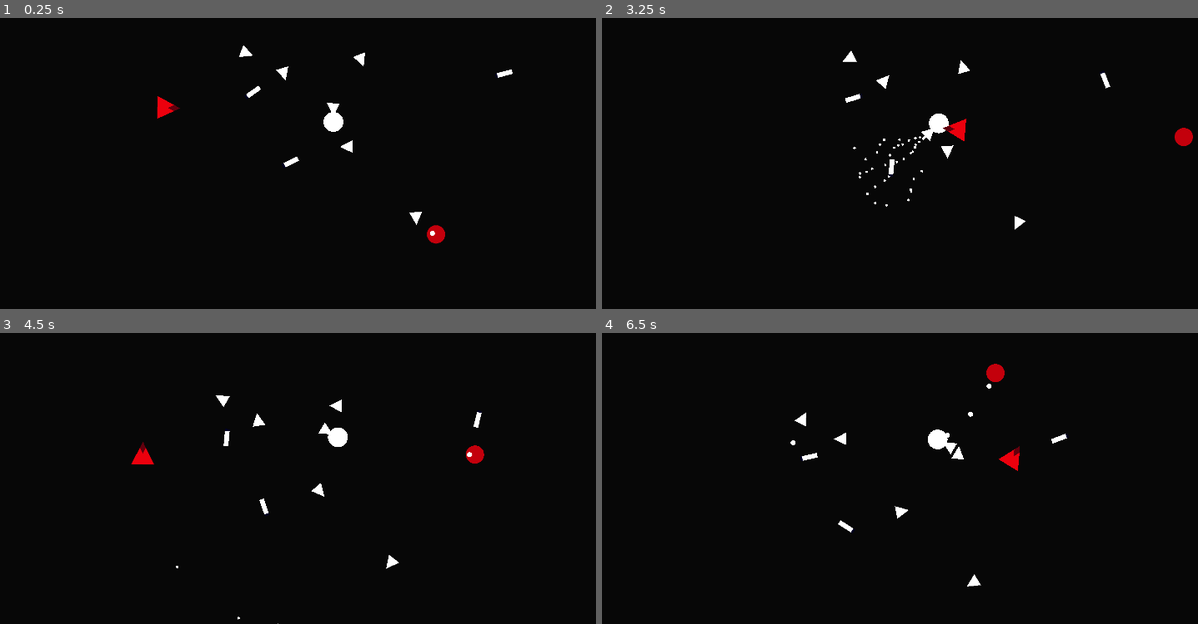
Above: before the commit, frames 1-4 (two rows, left to right).
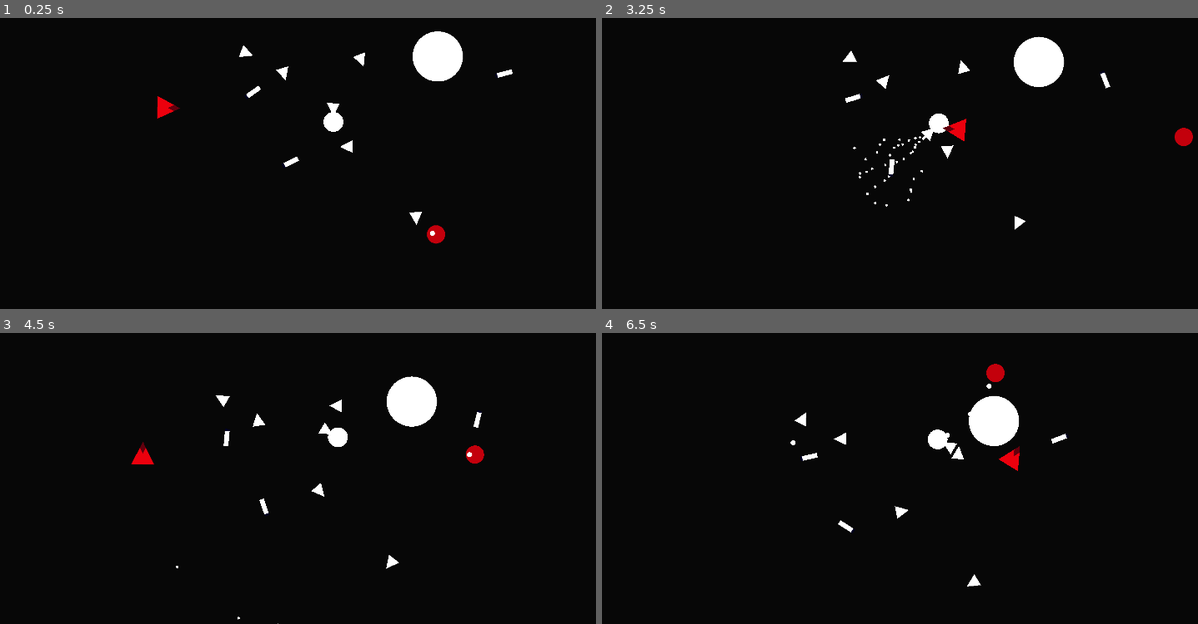
Above: after the commit, the same moments.

Repository: Leeway001Write/melonJam6
Game: Godot game, scene res://Levels/world.tscn
Same seed, same stepped clock (60 frames per second), same inputs: the game is played once before the commit and once after it.
Inputs:
- Up to frame 1 (0.25 s): no input
- Up to frame 2 (3.25 s): hold D (right) 0.53-1.28 s; tap X (DestroyTest) at 0.6, 2.1 s; hold A (left) 1.28-2.03 s; tap Space (fire) at 1.35, 2.85 s; hold D (right) 2.03-2.78 s; hold W (forward) from 2.78 s (still down)
- Up to frame 3 (4.5 s): release W (forward) at 3.53 s; hold A (left) from 3.53 s (still down); tap X (DestroyTest) at 3.6 s; tap Space (fire) at 4.35 s
- Up to frame 4 (6.5 s): tap X (DestroyTest) at 5.1 s; release A (left) at 5.78 s; hold D (right) from 5.78 s (still down); tap Space (fire) at 5.85 s

The runs differ from the first frame. In frame 1, 1.2% of the frame differs, in the area x 69-78%, y 4-22%; in frame 2, 1.2%; in frame 3, 1.2%, in the area x 64-74%, y 14-33%; in frame 4, 1.2%.

Commit message:
Made the asteroids.

Diff:
--- a/escape-from-greenland/Levels/world.tscn
+++ b/escape-from-greenland/Levels/world.tscn
@@ -1,10 +1,11 @@
-[gd_scene load_steps=7 format=3 uid="uid://yueyhrgmxpo4"]
+[gd_scene load_steps=8 format=3 uid="uid://yueyhrgmxpo4"]
 
 [ext_resource type="PackedScene" uid="uid://gjus2b6qt6k1" path="res://Prefabs/ship.tscn" id="1_kycxd"]
 [ext_resource type="PackedScene" uid="uid://6t48r1sfmkgl" path="res://Prefabs/booster.tscn" id="2_kycxd"]
 [ext_resource type="PackedScene" uid="uid://ccrjlto8qhso5" path="res://Prefabs/gun.tscn" id="3_pa6j6"]
 [ext_resource type="PackedScene" uid="uid://rk3w2tikjskl" path="res://Prefabs/charging-enemy.tscn" id="4_4dvsh"]
 [ext_resource type="PackedScene" uid="uid://bn1lygxg8oxdq" path="res://Prefabs/path-enemy.tscn" id="5_ks8n1"]
+[ext_resource type="PackedScene" uid="uid://c5k803o78b381" path="res://Prefabs/asteroid.tscn" id="6_x5oxt"]
 
 [sub_resource type="QuadMesh" id="QuadMesh_4dvsh"]
 
@@ -62,3 +63,6 @@
 
 [node name="PathEnemy" parent="." instance=ExtResource("5_ks8n1")]
 position = Vector2(1137, 135)
+
+[node name="Asteroids" parent="." instance=ExtResource("6_x5oxt")]
+position = Vector2(1172, -297)
--- /dev/null
+++ b/escape-from-greenland/Prefabs/asteroid.tscn
@@ -0,0 +1,23 @@
+[gd_scene load_steps=4 format=3 uid="uid://c5k803o78b381"]
+
+[sub_resource type="SphereMesh" id="SphereMesh_u0ett"]
+
+[sub_resource type="CircleShape2D" id="CircleShape2D_u0ett"]
+
+[sub_resource type="CircleShape2D" id="CircleShape2D_3m15j"]
+
+[node name="Asteroids" type="CharacterBody2D"]
+
+[node name="MeshInstance2D" type="MeshInstance2D" parent="."]
+scale = Vector2(289.525, 289.525)
+mesh = SubResource("SphereMesh_u0ett")
+
+[node name="Area2D" type="Area2D" parent="." groups=["Asteroid"]]
+
+[node name="CollisionShape2D" type="CollisionShape2D" parent="Area2D"]
+scale = Vector2(14.4768, 14.4768)
+shape = SubResource("CircleShape2D_u0ett")
+
+[node name="CollisionShape2D" type="CollisionShape2D" parent="."]
+scale = Vector2(14.2097, 14.2097)
+shape = SubResource("CircleShape2D_3m15j")
--- a/escape-from-greenland/Scripts/component.gd
+++ b/escape-from-greenland/Scripts/component.gd
@@ -41,6 +41,11 @@
 		invincible = false
 	elif area.is_in_group("DamagePlayer") and attached:
 		_hurt()
+	elif area.is_in_group('Asteroid'):
+		_hurt()
+		_hurt()
+		_hurt()
+		_hurt()
 
 func _hurt():
 	if invincible: return
--- a/escape-from-greenland/project.godot
+++ b/escape-from-greenland/project.godot
@@ -31,6 +31,7 @@
 DamagePlayer=""
 PlayerBullet=""
 Cam=""
+Asteroid=""
 
 [input]
 
